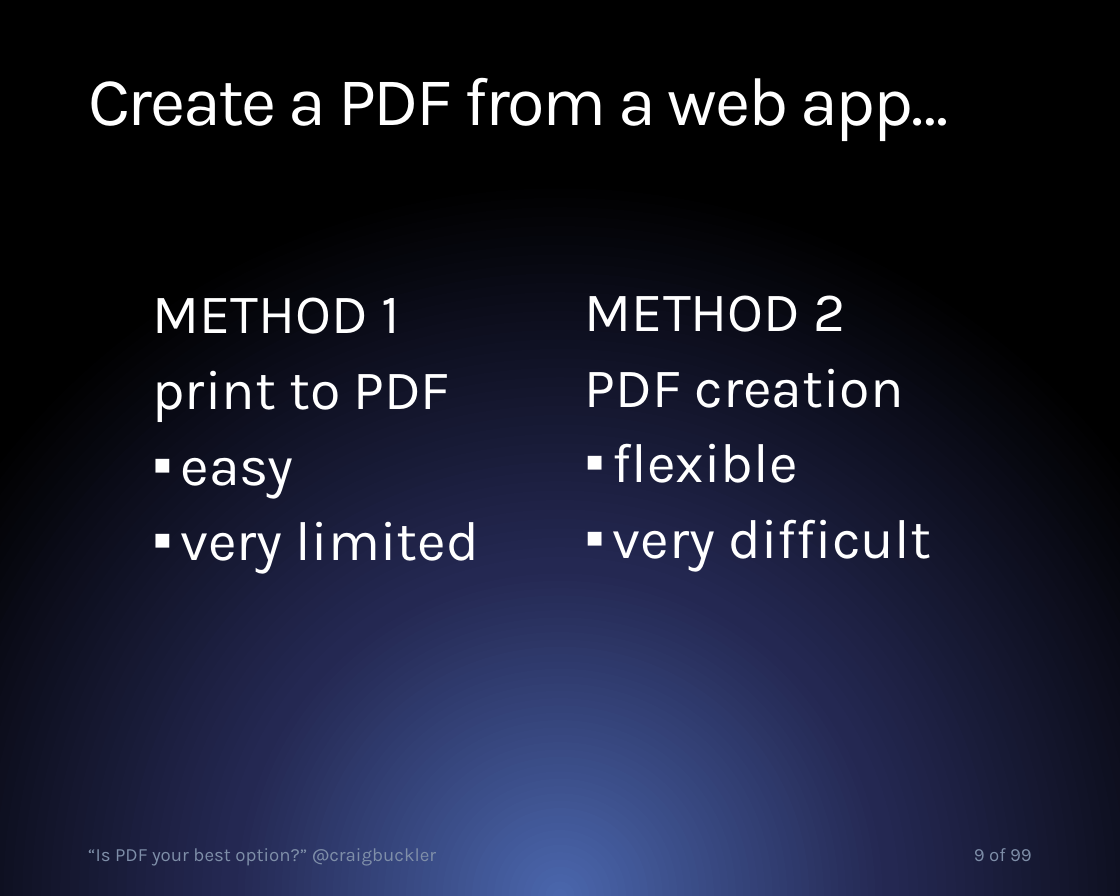
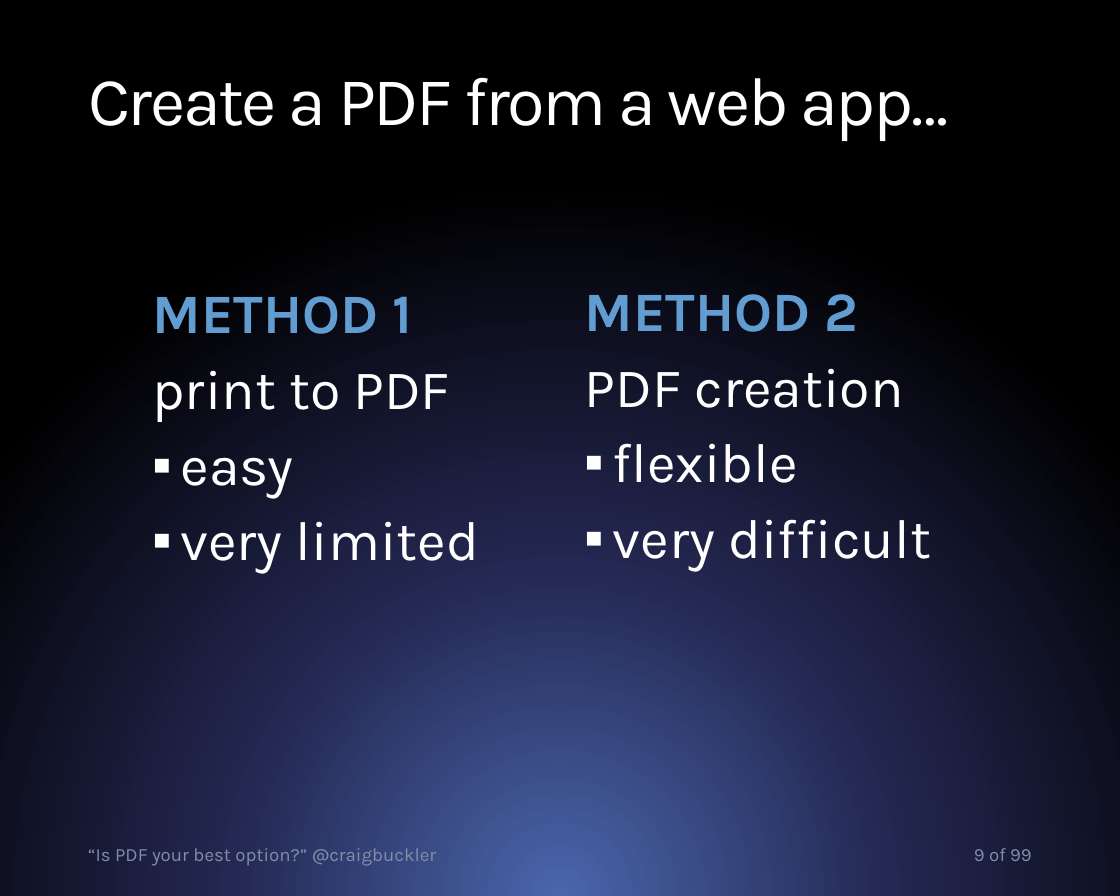
Before and after one commit to craigbuckler/html5-export, a slide deck: slide 9 of craigbuckler-pdf-html.pptx. Drawn at 1120x896 pixels with LibreOffice and Linux fonts; fonts in the diff are those of the drawing. Boxes give left, top, right and bottom in pixels: in the first picture for what was removed or moved away, otherwise in the second. Text is boxed around its words. In the diff, an @@ line names an element or a change of style, - is before the commit and + after.

```diff
--- a/craigbuckler-pdf-html.pptx
+++ b/craigbuckler-pdf-html.pptx
@@ text at (153, 296, 412, 334): text colour #FFFFFF to #629DD1, bold on in "METHOD 1" @@
@@ text at (585, 294, 859, 332): text colour #FFFFFF to #629DD1, bold on in "METHOD 2" @@
```
Also in this commit, not shown: 5 slides added, 6 other files.
